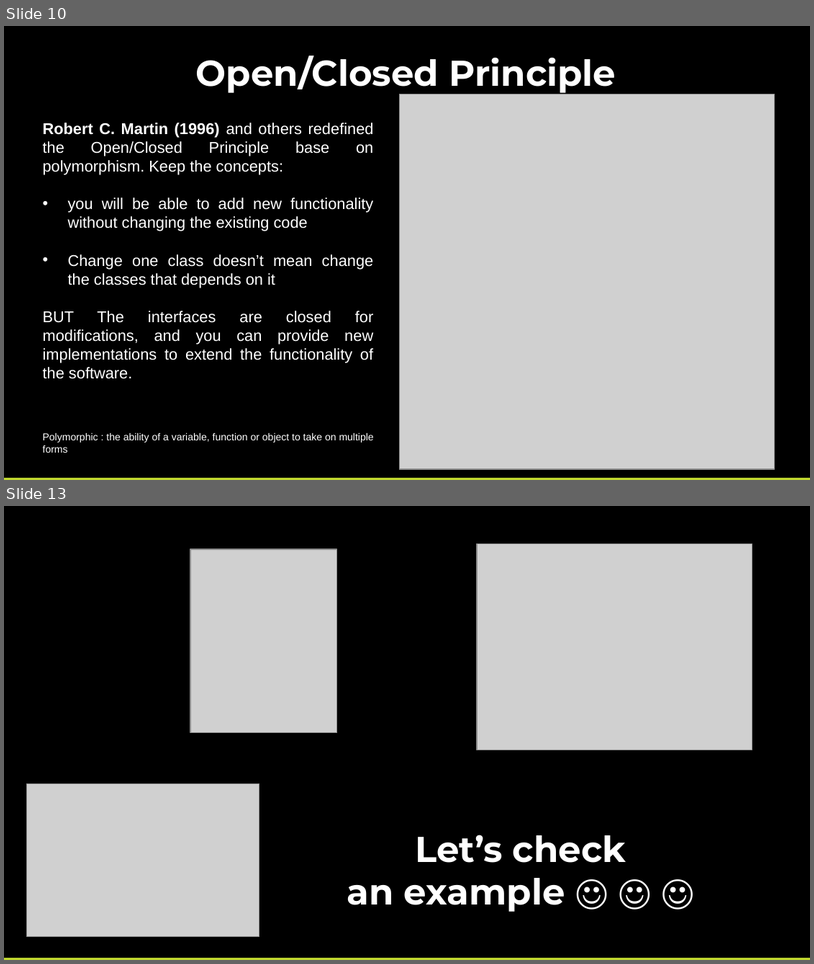
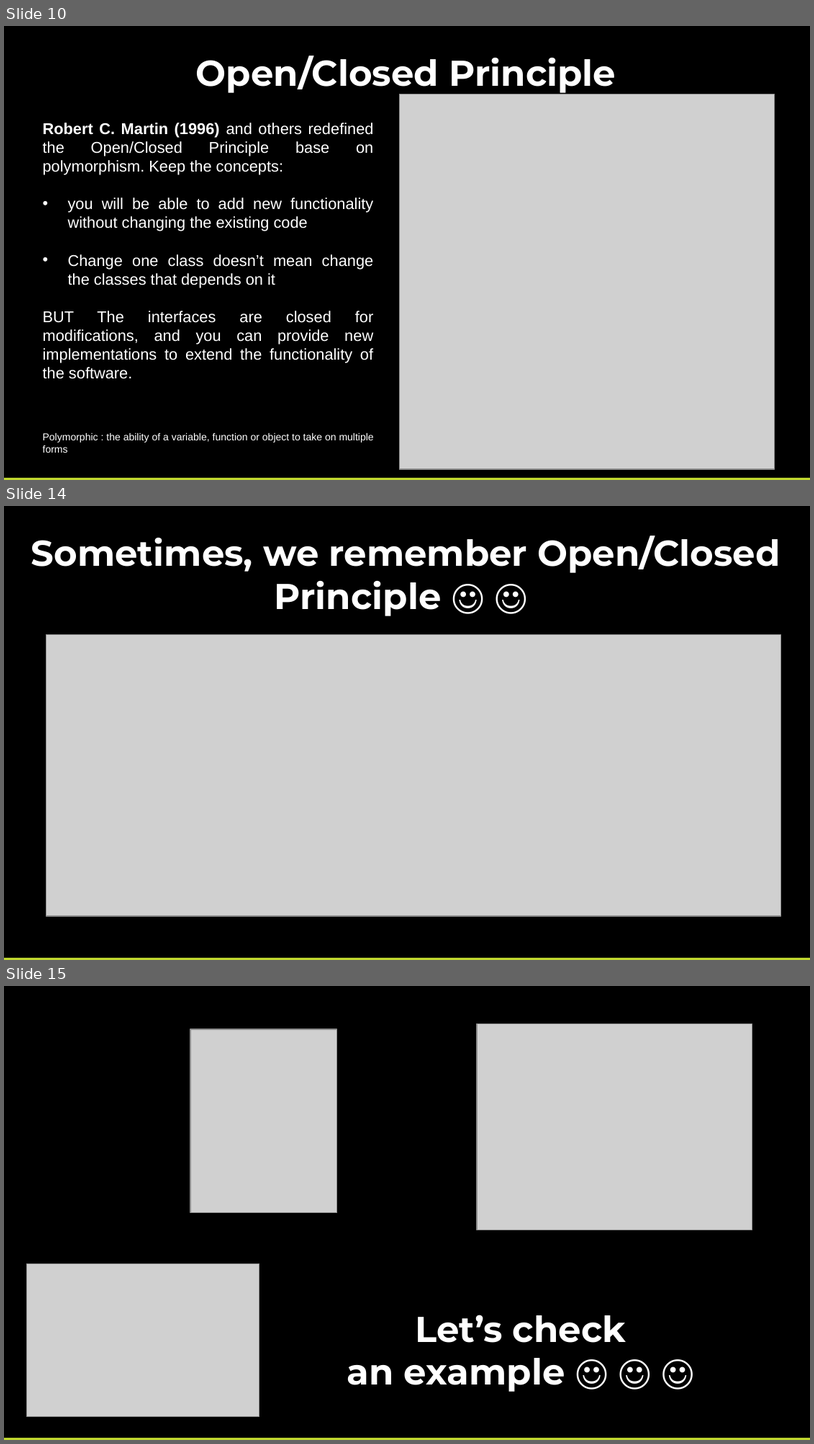
Before and after one commit to pcastellanos/TeamTraining, a slide deck: SOLID/SOLID.pptx. Shown one above the other, each under a label of ours: slides 10 and 13 before the commit, slides 10, 14 and 15 after it; the slides between them are not shown. The pictures are 814x964 and 814x1444 pixels, drawn with LibreOffice and Linux fonts; fonts in the diff are those of the drawing; grey boxes stand for pictures. Boxes give left, top, right and bottom in pixels: in the first picture for what was removed or moved away, otherwise in the second. Text is boxed around its words. In the diff, an @@ line names an element or a change of style, - is before the commit and + after.

Commit message:
[Open/Closed] First requirement: print PDF (the principle is not being fulfilled)

```diff
--- a/SOLID/SOLID.pptx
+++ b/SOLID/SOLID.pptx
@@ slide 14 added at <box>4,506,810,960</box>, background #000000 @@
@@ text added at <box>31,536,780,616</box>, 32 pt, text #FFFFFF, bold @@
+Sometimes, we remember Open/Closed Principle ☺ ☺
@@ picture added at <box>46,634,781,916</box> @@
@@ rectangle added at <box>4,957,810,960</box>, fill #C1D82F @@
@@ what was slide 13 is now slide 15 @@
```
Also in this commit, not shown: 2 slides changed, 2 other slides added, 8 other files.
